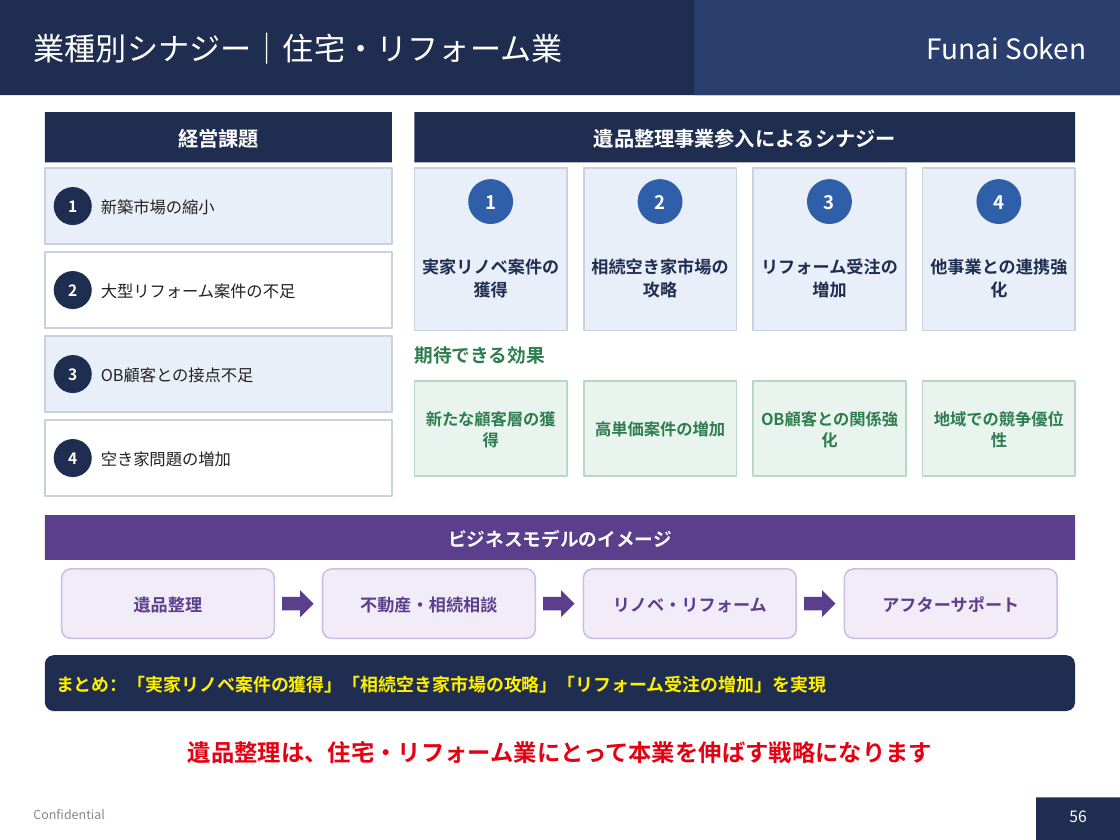
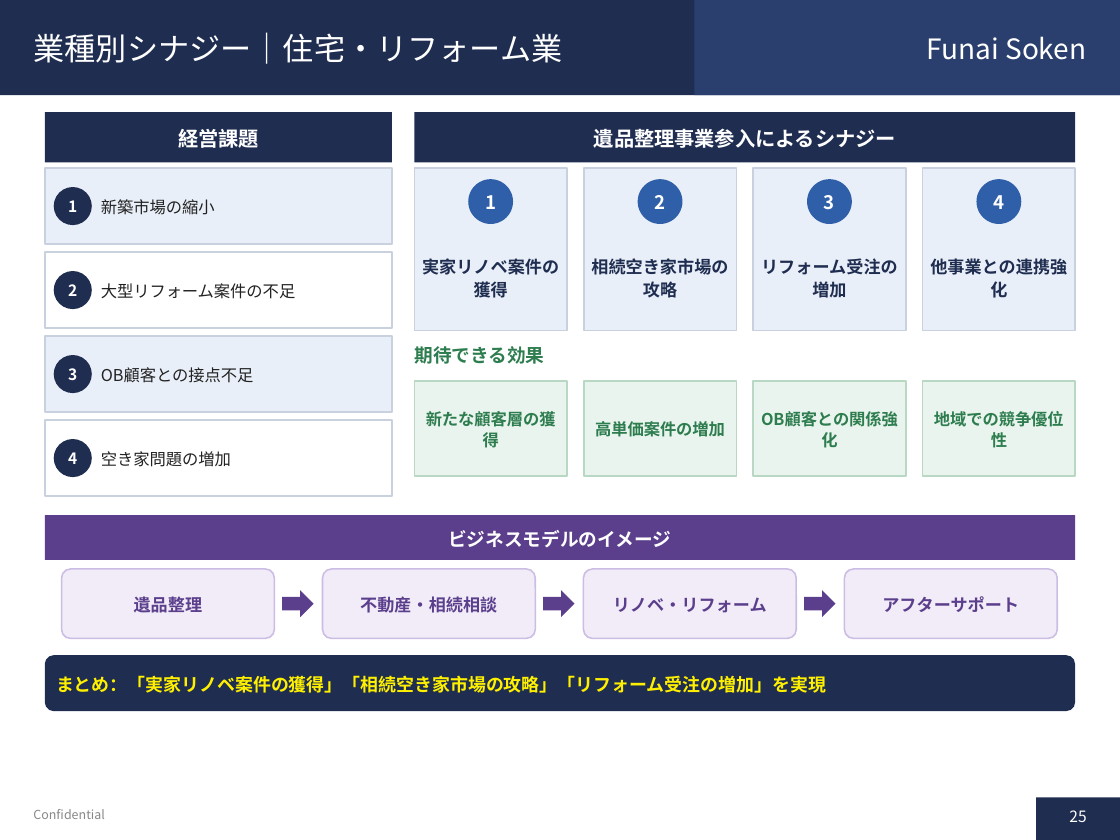
Before and after one commit to soshiro-iki-sys/-, a slide deck: slide 25 of proposals/遺品整理事業_企画書.pptx (slide 56 before the commit). Drawn at 1120x840 pixels with LibreOffice and Linux fonts; fonts in the diff are those of the drawing. Boxes give left, top, right and bottom in pixels: in the first picture for what was removed or moved away, otherwise in the second. Text is boxed around its words. In the diff, an @@ line names an element or a change of style, - is before the commit and + after.

```diff
--- a/proposals/遺品整理事業_企画書.pptx
+++ b/proposals/遺品整理事業_企画書.pptx
@@ text removed at bbox=[188, 741, 932, 763] @@
-遺品整理は、住宅・リフォーム業にとって本業を伸ばす戦略になります
@@ page number at bbox=[1069, 810, 1086, 822]: text changed @@
-56
+25
```
Also in this commit, not shown: 28 other slides changed, 6 slides added, 14 slides removed, 1 other file.
